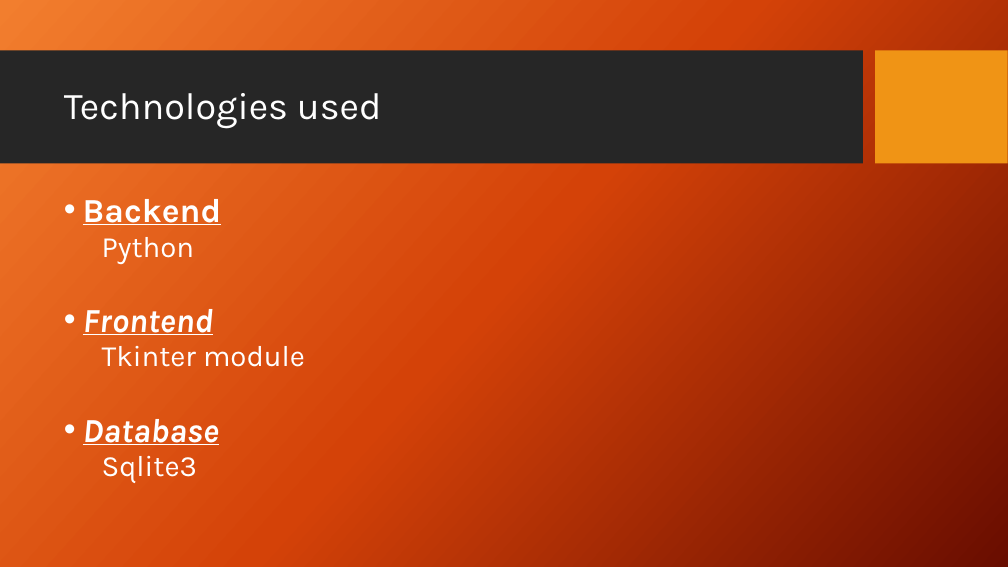
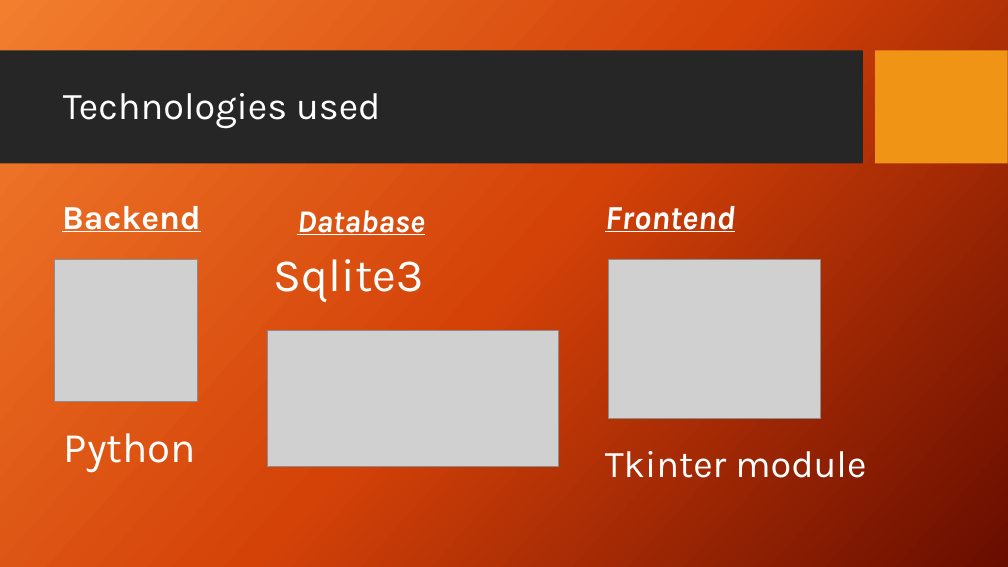
Before and after one commit to pathikg/Store-management-system, a slide deck: slide 4 of KJ Mart.pptx. Drawn at 1008x567 pixels with LibreOffice and Linux fonts; fonts in the diff are those of the drawing; grey boxes stand for pictures; background and template pictures are left out. Boxes give left, top, right and bottom in pixels: in the first picture for what was removed or moved away, otherwise in the second. Text is boxed around its words. In the diff, an @@ line names an element or a change of style, - is before the commit and + after.

```diff
--- a/KJ Mart.pptx
+++ b/KJ Mart.pptx
@@ text added at bbox=[62, 206, 200, 232], 32 pt, text #FFFFFF, bold, underline @@
+Backend
@@ text removed at bbox=[83, 199, 305, 483] @@
-• Backend
-  Python
-• Frontend
-  Tkinter module
-• Database
-  Sqlite3
@@ text added at bbox=[605, 206, 735, 232], 32 pt, text #FFFFFF, bold, italic, underline @@
+Frontend
@@ text added at bbox=[297, 210, 425, 235], 30 pt, text #FFFFFF, bold, italic, underline @@
+Database
@@ picture added at bbox=[54, 259, 197, 402] @@
@@ text added at bbox=[274, 259, 424, 302], 44 pt, text #FFFFFF @@
+Sqlite3
@@ picture added at bbox=[609, 259, 821, 418] @@
@@ picture added at bbox=[267, 330, 558, 467] @@
@@ text added at bbox=[64, 433, 196, 473], 40 pt, text #FFFFFF @@
+Python
@@ text added at bbox=[605, 451, 866, 478], 36 pt, text #FFFFFF @@
+Tkinter module
```
Also in this commit, not shown: 4 other slides changed, 3 slides added, 3 slides removed, 3 other files.
